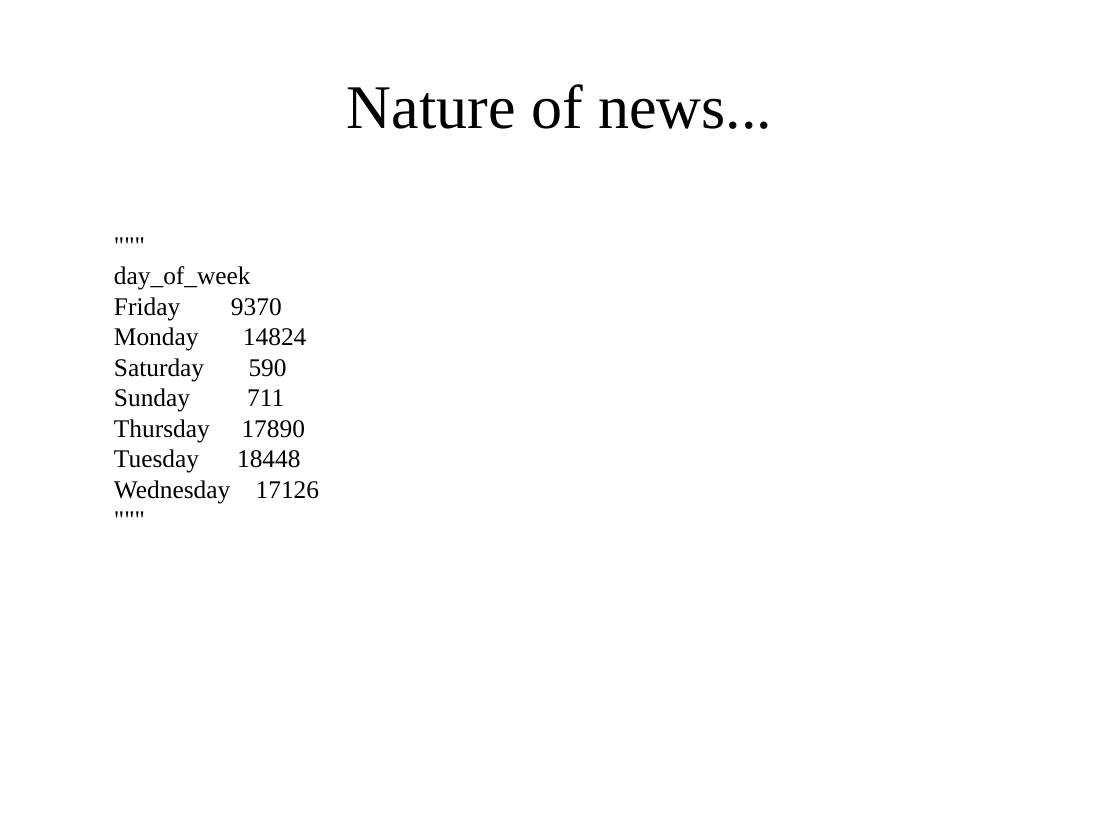
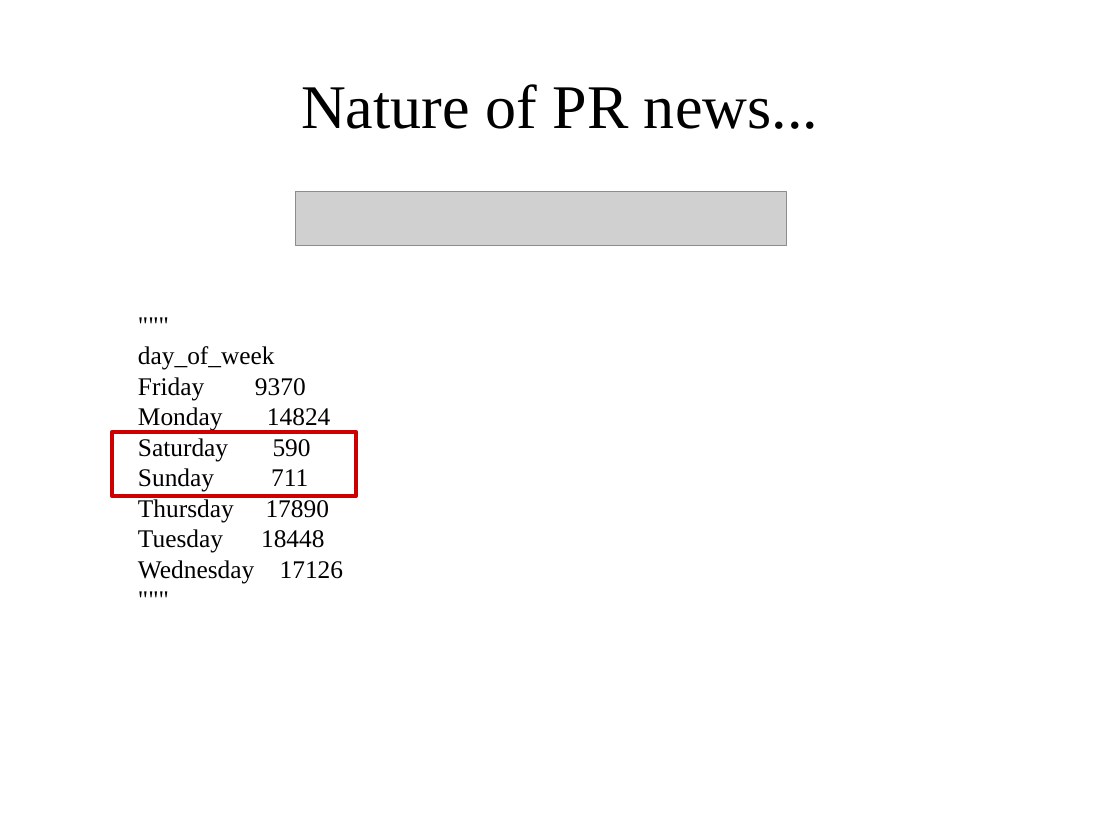
Before and after one commit to chazzy1/webscraping, a slide deck: slide 9 of documents/news_scraping.odp (slide 6 before the commit). Drawn at 1120x840 pixels with LibreOffice and Linux fonts; fonts in the diff are those of the drawing; grey boxes stand for pictures. Boxes give left, top, right and bottom in pixels: in the first picture for what was removed or moved away, otherwise in the second. Text is boxed around its words. In the diff, an @@ line names an element or a change of style, - is before the commit and + after.

```diff
--- a/documents/news_scraping.odp
+++ b/documents/news_scraping.odp
@@ title at (301,84,818,129): text changed @@
-Nature of news...
+Nature of PR news...
@@ picture added at (296,192,787,246) @@
@@ text """"": place and size @@
-text """"" at (114,266,319,504)
+text """"" at (138,346,343,584)
@@ rectangle added at (112,432,356,496), outline #CC0000 3 pt @@
```
Also in this commit, not shown: 5 other slides changed, 9 slides added, 3 slides removed, 7 other files.
